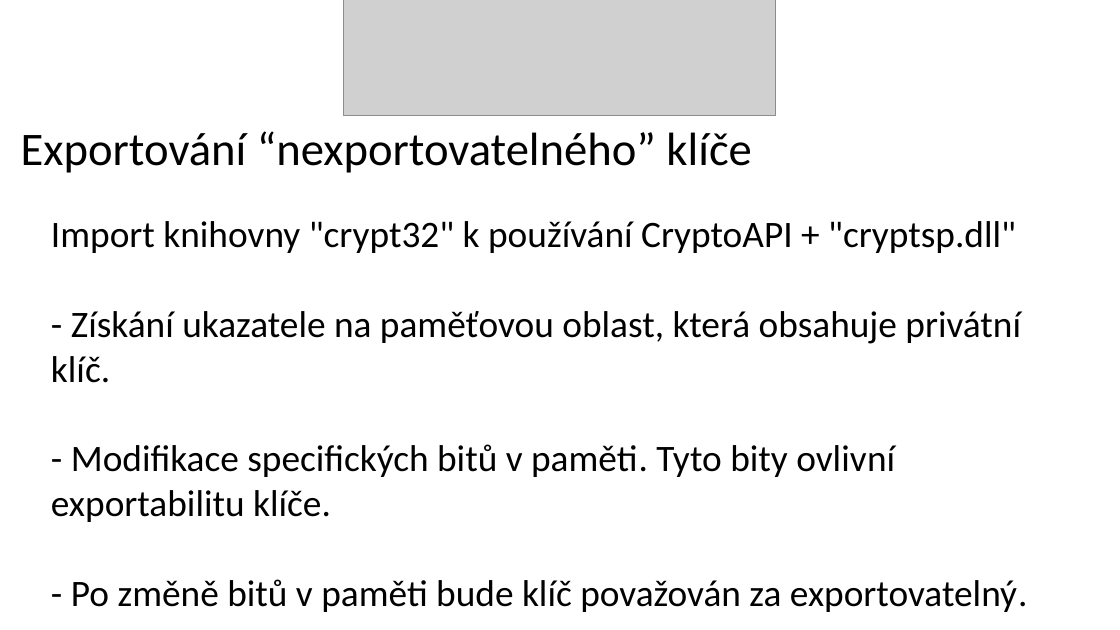
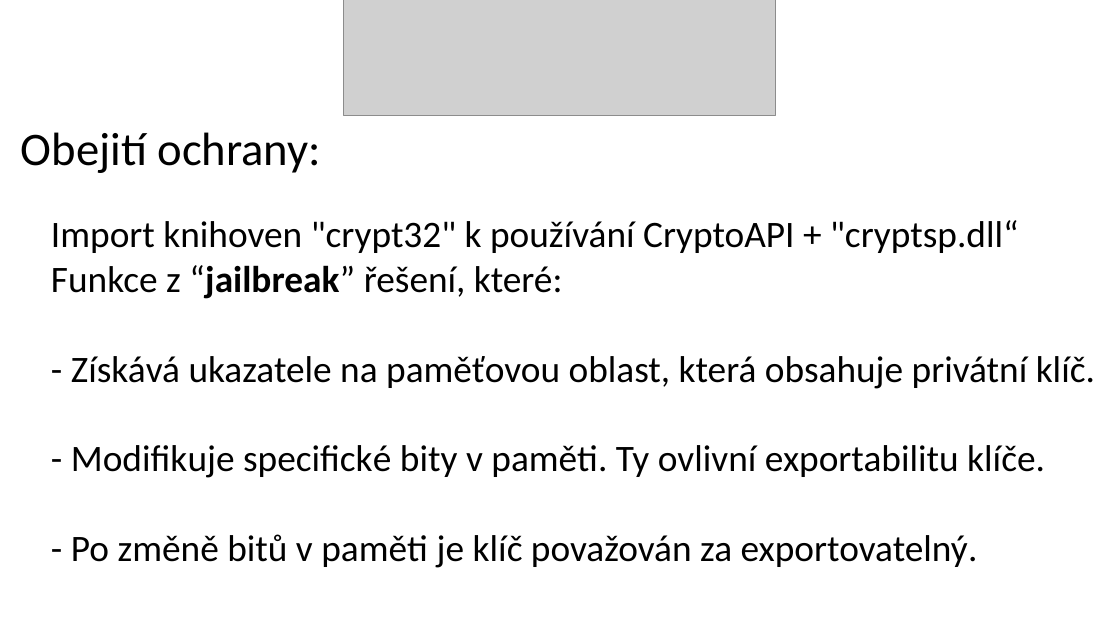
Before and after one commit to Lubos-source/CertificateStealer, a slide deck: slide 6 of doc/SnakeBite.pptx (slide 3 before the commit). Drawn at 1120x630 pixels with LibreOffice and Linux fonts; fonts in the diff are those of the drawing; grey boxes stand for pictures. Boxes give left, top, right and bottom in pixels: in the first picture for what was removed or moved away, otherwise in the second. Text is boxed around its words. In the diff, an @@ line names an element or a change of style, - is before the commit and + after.

Commit message:
edit Presentation

```diff
--- a/doc/SnakeBite.pptx
+++ b/doc/SnakeBite.pptx
@@ text at bbox=[21, 132, 322, 173]: text changed @@
-Exportování “nexportovatelného” klíče
+Obejití ochrany:
@@ text at bbox=[51, 220, 1095, 568]: text changed @@
-Import knihovny "crypt32" k používání CryptoAPI + "cryptsp.dll"
-- Získání ukazatele na paměťovou oblast, která obsahuje privátní klíč.
-- Modifikace specifických bitů v paměti. Tyto bity ovlivní exportabilitu klíče.
-- Po změně bitů v paměti bude klíč považován za exportovatelný.
+Import knihoven "crypt32" k používání CryptoAPI + "cryptsp.dll“
+Funkce z “jailbreak” řešení, které:
+- Získává ukazatele na paměťovou oblast, která obsahuje privátní klíč.
+- Modifikuje specifické bity v paměti. Ty ovlivní exportabilitu klíče.
+- Po změně bitů v paměti je klíč považován za exportovatelný.
```
Also in this commit, not shown: 2 other slides changed, 4 slides added, 1 slide removed.
